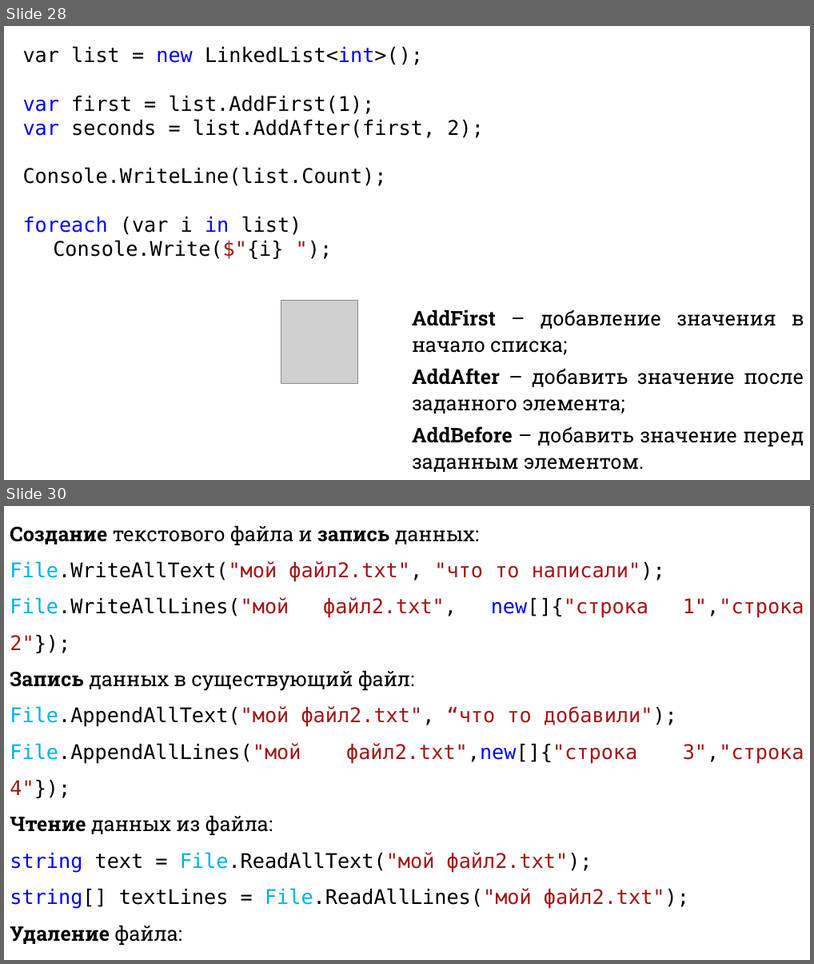
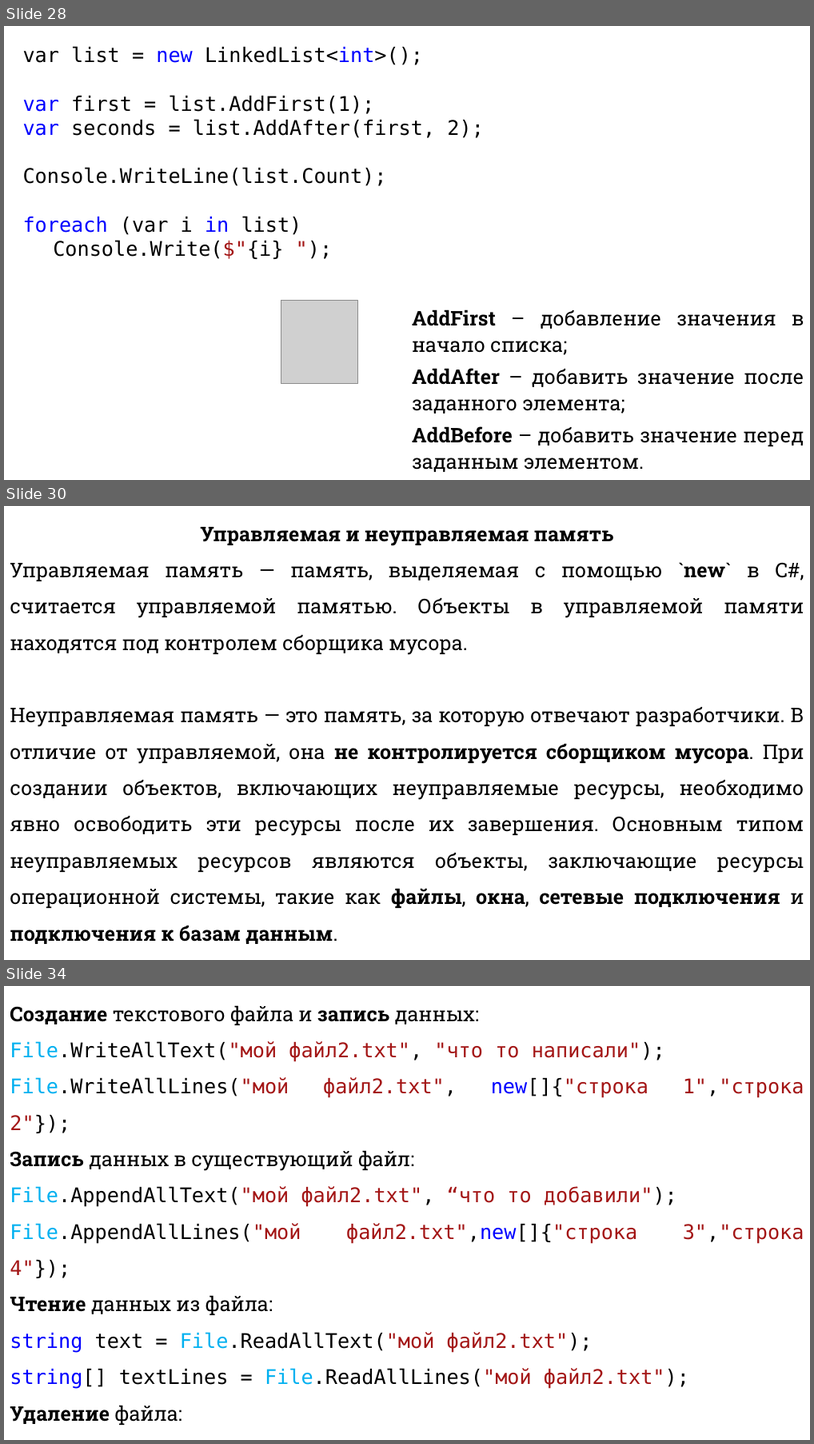
Before and after one commit to DaniilKlyukin/ITiP-1, a slide deck: Лекции/ИТиП лек 4 (лр 4).pptx. Shown one above the other, each under a label of ours: slides 28 and 30 before the commit, slides 28, 30 and 34 after it; the slides between them are not shown. The pictures are 814x964 and 814x1444 pixels, drawn with LibreOffice and Linux fonts; fonts in the diff are those of the drawing; grey boxes stand for pictures. Boxes give left, top, right and bottom in pixels: in the first picture for what was removed or moved away, otherwise in the second. Text is boxed around its words. In the diff, an @@ line names an element or a change of style, - is before the commit and + after.

```diff
--- a/Лекции/ИТиП лек 4 (лр 4).pptx
+++ b/Лекции/ИТиП лек 4 (лр 4).pptx
@@ slide 30 added at <box>4,506,810,960</box>, background #FFFFFF @@
@@ text added at <box>10,527,805,944</box>, 24 pt, text #000000 @@
+Управляемая и неуправляемая память
+Управляемая память — память, выделяемая с помощью `new` в C#, считается управляемой памятью. Объекты в управляемой памяти находятся под контролем сборщика мусора.
+Неуправляемая память — это память, за которую отвечают разработчики. В отличие от управляемой, она не контролируется сборщиком мусора. При создании объектов, включающих неуправляемые ресурсы, необходимо явно освободить эти ресурсы после их завершения. Основным типом неуправляемых ресурсов являются объекты, заключающие ресурсы операционной системы, такие как файлы, окна, сетевые подключения и подключения к базам данным.
@@ what was slide 30 is now slide 34 @@
```
Also in this commit, not shown: 2 slides changed, 5 other slides added.
